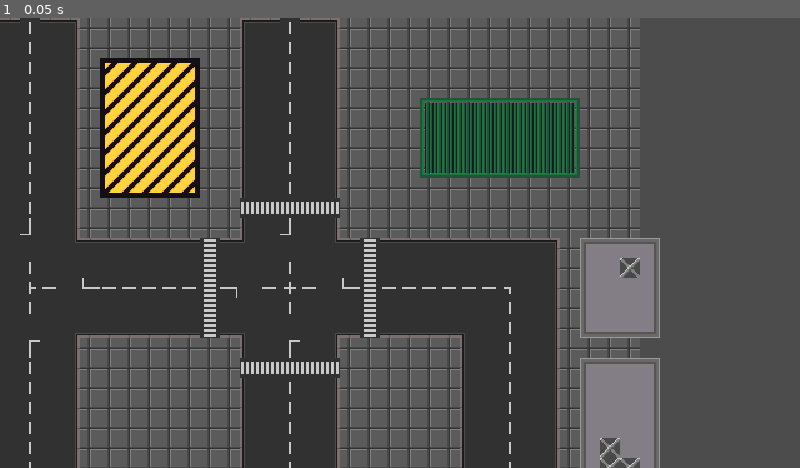
Above: before the commit, frame 1.
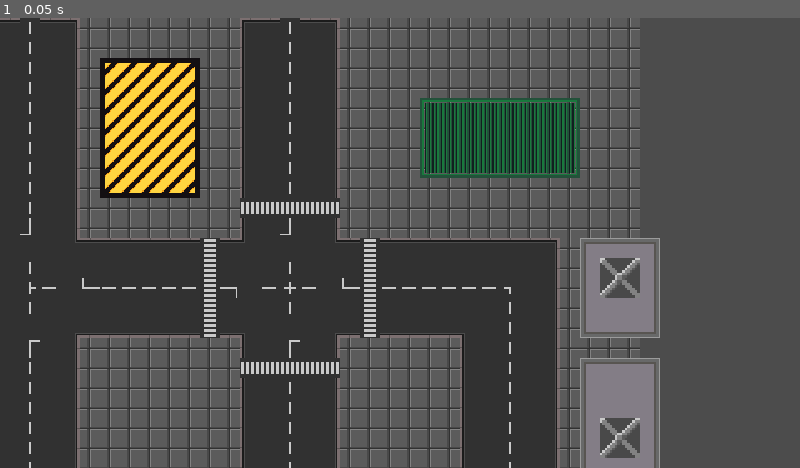
Above: after the commit, the same moment.

Repository: RabbleTeam/BurningHorizonSSS
Game: Godot game, scene res://World/TestWorld.tscn
Same seed, same stepped clock (60 frames per second), same inputs: the game is played once before the commit and once after it.
Inputs:
- Up to frame 1 (0.05 s): no input

The runs differ from the first frame. In frame 1, 0.7% of the frame differs, in the area x 75-80%, y 53-100%.

Commit message:
Fixed tileset size and updated test scene

Diff:
--- a/World/TestWorld.tscn
+++ b/World/TestWorld.tscn
@@ -919,300 +919,300 @@
 0/navigation_offset = Vector2( 0, 0 )
 0/shape_offset = Vector2( 0, 0 )
 0/shape_transform = Transform2D( 1, 0, 0, 1, 0, 0 )
-0/shape = SubResource( 3 )
+0/shape = SubResource( 51 )
 0/shape_one_way = false
 0/shape_one_way_margin = 1.0
 0/shapes = [ {
 "autotile_coord": Vector2( 0, 0 ),
 "one_way": false,
 "one_way_margin": 1.0,
-"shape": SubResource( 3 ),
+"shape": SubResource( 51 ),
 "shape_transform": Transform2D( 1, 0, 0, 1, 0, 0 )
 }, {
 "autotile_coord": Vector2( 0, 1 ),
 "one_way": false,
 "one_way_margin": 1.0,
-"shape": SubResource( 4 ),
+"shape": SubResource( 52 ),
 "shape_transform": Transform2D( 1, 0, 0, 1, 0, 0 )
 }, {
 "autotile_coord": Vector2( 0, 2 ),
 "one_way": false,
 "one_way_margin": 1.0,
-"shape": SubResource( 5 ),
+"shape": SubResource( 53 ),
 "shape_transform": Transform2D( 1, 0, 0, 1, 0, 0 )
 }, {
 "autotile_coord": Vector2( 0, 3 ),
 "one_way": false,
 "one_way_margin": 1.0,
-"shape": SubResource( 6 ),
+"shape": SubResource( 54 ),
 "shape_transform": Transform2D( 1, 0, 0, 1, 0, 0 )
 }, {
 "autotile_coord": Vector2( 1, 3 ),
 "one_way": false,
 "one_way_margin": 1.0,
-"shape": SubResource( 7 ),
+"shape": SubResource( 55 ),
 "shape_transform": Transform2D( 1, 0, 0, 1, 0, 0 )
 }, {
 "autotile_coord": Vector2( 1, 2 ),
 "one_way": false,
 "one_way_margin": 1.0,
-"shape": SubResource( 8 ),
+"shape": SubResource( 56 ),
 "shape_transform": Transform2D( 1, 0, 0, 1, 0, 0 )
 }, {
 "autotile_coord": Vector2( 1, 1 ),
 "one_way": false,
 "one_way_margin": 1.0,
-"shape": SubResource( 9 ),
+"shape": SubResource( 57 ),
 "shape_transform": Transform2D( 1, 0, 0, 1, 0, 0 )
 }, {
 "autotile_coord": Vector2( 1, 0 ),
 "one_way": false,
 "one_way_margin": 1.0,
-"shape": SubResource( 10 ),
+"shape": SubResource( 58 ),
 "shape_transform": Transform2D( 1, 0, 0, 1, 0, 0 )
 }, {
 "autotile_coord": Vector2( 2, 0 ),
 "one_way": false,
 "one_way_margin": 1.0,
-"shape": SubResource( 11 ),
+"shape": SubResource( 59 ),
 "shape_transform": Transform2D( 1, 0, 0, 1, 0, 0 )
 }, {
 "autotile_coord": Vector2( 2, 1 ),
 "one_way": false,
 "one_way_margin": 1.0,
-"shape": SubResource( 12 ),
+"shape": SubResource( 60 ),
 "shape_transform": Transform2D( 1, 0, 0, 1, 0, 0 )
 }, {
 "autotile_coord": Vector2( 2, 2 ),
 "one_way": false,
 "one_way_margin": 1.0,
-"shape": SubResource( 13 ),
+"shape": SubResource( 61 ),
 "shape_transform": Transform2D( 1, 0, 0, 1, 0, 0 )
 }, {
 "autotile_coord": Vector2( 2, 3 ),
 "one_way": false,
 "one_way_margin": 1.0,
-"shape": SubResource( 14 ),
+"shape": SubResource( 62 ),
 "shape_transform": Transform2D( 1, 0, 0, 1, 0, 0 )
 }, {
 "autotile_coord": Vector2( 3, 3 ),
 "one_way": false,
 "one_way_margin": 1.0,
-"shape": SubResource( 15 ),
+"shape": SubResource( 63 ),
 "shape_transform": Transform2D( 1, 0, 0, 1, 0, 0 )
 }, {
 "autotile_coord": Vector2( 3, 2 ),
 "one_way": false,
 "one_way_margin": 1.0,
-"shape": SubResource( 16 ),
+"shape": SubResource( 64 ),
 "shape_transform": Transform2D( 1, 0, 0, 1, 0, 0 )
 }, {
 "autotile_coord": Vector2( 3, 1 ),
 "one_way": false,
 "one_way_margin": 1.0,
-"shape": SubResource( 17 ),
+"shape": SubResource( 65 ),
 "shape_transform": Transform2D( 1, 0, 0, 1, 0, 0 )
 }, {
 "autotile_coord": Vector2( 3, 0 ),
 "one_way": false,
 "one_way_margin": 1.0,
-"shape": SubResource( 18 ),
+"shape": SubResource( 66 ),
 "shape_transform": Transform2D( 1, 0, 0, 1, 0, 0 )
 }, {
 "autotile_coord": Vector2( 4, 0 ),
 "one_way": false,
 "one_way_margin": 1.0,
-"shape": SubResource( 19 ),
+"shape": SubResource( 67 ),
 "shape_transform": Transform2D( 1, 0, 0, 1, 0, 0 )
 }, {
 "autotile_coord": Vector2( 4, 1 ),
 "one_way": false,
 "one_way_margin": 1.0,
-"shape": SubResource( 20 ),
+"shape": SubResource( 68 ),
 "shape_transform": Transform2D( 1, 0, 0, 1, 0, 0 )
 }, {
 "autotile_coord": Vector2( 4, 2 ),
 "one_way": false,
 "one_way_margin": 1.0,
-"shape": SubResource( 21 ),
+"shape": SubResource( 69 ),
 "shape_transform": Transform2D( 1, 0, 0, 1, 0, 0 )
 }, {
 "autotile_coord": Vector2( 4, 3 ),
 "one_way": false,
 "one_way_margin": 1.0,
-"shape": SubResource( 22 ),
+"shape": SubResource( 70 ),
 "shape_transform": Transform2D( 1, 0, 0, 1, 0, 0 )
 }, {
 "autotile_coord": Vector2( 4, 4 ),
 "one_way": false,
 "one_way_margin": 1.0,
-"shape": SubResource( 23 ),
+"shape": SubResource( 71 ),
 "shape_transform": Transform2D( 1, 0, 0, 1, 0, 0 )
 }, {
 "autotile_coord": Vector2( 5, 4 ),
 "one_way": false,
 "one_way_margin": 1.0,
-"shape": SubResource( 24 ),
+"shape": SubResource( 72 ),
 "shape_transform": Transform2D( 1, 0, 0, 1, 0, 0 )
 }, {
 "autotile_coord": Vector2( 5, 3 ),
 "one_way": false,
 "one_way_margin": 1.0,
-"shape": SubResource( 25 ),
+"shape": SubResource( 73 ),
 "shape_transform": Transform2D( 1, 0, 0, 1, 0, 0 )
 }, {
 "autotile_coord": Vector2( 5, 2 ),
 "one_way": false,
 "one_way_margin": 1.0,
-"shape": SubResource( 26 ),
+"shape": SubResource( 74 ),
 "shape_transform": Transform2D( 1, 0, 0, 1, 0, 0 )
 }, {
 "autotile_coord": Vector2( 5, 1 ),
 "one_way": false,
 "one_way_margin": 1.0,
-"shape": SubResource( 27 ),
+"shape": SubResource( 75 ),
 "shape_transform": Transform2D( 1, 0, 0, 1, 0, 0 )
 }, {
 "autotile_coord": Vector2( 5, 0 ),
 "one_way": false,
 "one_way_margin": 1.0,
-"shape": SubResource( 28 ),
+"shape": SubResource( 76 ),
 "shape_transform": Transform2D( 1, 0, 0, 1, 0, 0 )
 }, {
 "autotile_coord": Vector2( 6, 0 ),
 "one_way": false,
 "one_way_margin": 1.0,
-"shape": SubResource( 29 ),
+"shape": SubResource( 77 ),
 "shape_transform": Transform2D( 1, 0, 0, 1, 0, 0 )
 }, {
 "autotile_coord": Vector2( 6, 1 ),
 "one_way": false,
 "one_way_margin": 1.0,
-"shape": SubResource( 30 ),
+"shape": SubResource( 78 ),
 "shape_transform": Transform2D( 1, 0, 0, 1, 0, 0 )
 }, {
 "autotile_coord": Vector2( 6, 2 ),
 "one_way": false,
 "one_way_margin": 1.0,
-"shape": SubResource( 31 ),
+"shape": SubResource( 79 ),
 "shape_transform": Transform2D( 1, 0, 0, 1, 0, 0 )
 }, {
 "autotile_coord": Vector2( 6, 3 ),
 "one_way": false,
 "one_way_margin": 1.0,
-"shape": SubResource( 32 ),
+"shape": SubResource( 80 ),
 "shape_transform": Transform2D( 1, 0, 0, 1, 0, 0 )
 }, {
 "autotile_coord": Vector2( 6, 4 ),
 "one_way": false,
 "one_way_margin": 1.0,
-"shape": SubResource( 33 ),
+"shape": SubResource( 81 ),
 "shape_transform": Transform2D( 1, 0, 0, 1, 0, 0 )
 }, {
 "autotile_coord": Vector2( 7, 4 ),
 "one_way": false,
 "one_way_margin": 1.0,
-"shape": SubResource( 34 ),
+"shape": SubResource( 82 ),
 "shape_transform": Transform2D( 1, 0, 0, 1, 0, 0 )
 }, {
 "autotile_coord": Vector2( 7, 3 ),
 "one_way": false,
 "one_way_margin": 1.0,
-"shape": SubResource( 35 ),
+"shape": SubResource( 83 ),
 "shape_transform": Transform2D( 1, 0, 0, 1, 0, 0 )
 }, {
 "autotile_coord": Vector2( 7, 2 ),
 "one_way": false,
 "one_way_margin": 1.0,
-"shape": SubResource( 36 ),
+"shape": SubResource( 84 ),
 "shape_transform": Transform2D( 1, 0, 0, 1, 0, 0 )
 }, {
 "autotile_coord": Vector2( 7, 1 ),
 "one_way": false,
 "one_way_margin": 1.0,
-"shape": SubResource( 37 ),
+"shape": SubResource( 85 ),
 "shape_transform": Transform2D( 1, 0, 0, 1, 0, 0 )
 }, {
 "autotile_coord": Vector2( 7, 0 ),
 "one_way": false,
 "one_way_margin": 1.0,
-"shape": SubResource( 38 ),
+"shape": SubResource( 86 ),
 "shape_transform": Transform2D( 1, 0, 0, 1, 0, 0 )
 }, {
 "autotile_coord": Vector2( 8, 0 ),
 "one_way": false,
 "one_way_margin": 1.0,
-"shape": SubResource( 39 ),
+"shape": SubResource( 87 ),
 "shape_transform": Transform2D( 1, 0, 0, 1, 0, 0 )
 }, {
 "autotile_coord": Vector2( 8, 1 ),
 "one_way": false,
 "one_way_margin": 1.0,
-"shape": SubResource( 40 ),
+"shape": SubResource( 88 ),
 "shape_transform": Transform2D( 1, 0, 0, 1, 0, 0 )
 }, {
 "autotile_coord": Vector2( 8, 2 ),
 "one_way": false,
 "one_way_margin": 1.0,
-"shape": SubResource( 41 ),
+"shape": SubResource( 89 ),
 "shape_transform": Transform2D( 1, 0, 0, 1, 0, 0 )
 }, {
 "autotile_coord": Vector2( 8, 3 ),
 "one_way": false,
 "one_way_margin": 1.0,
-"shape": SubResource( 42 ),
+"shape": SubResource( 90 ),
 "shape_transform": Transform2D( 1, 0, 0, 1, 0, 0 )
 }, {
 "autotile_coord": Vector2( 8, 4 ),
 "one_way": false,
 "one_way_margin": 1.0,
-"shape": SubResource( 43 ),
+"shape": SubResource( 91 ),
 "shape_transform": Transform2D( 1, 0, 0, 1, 0, 0 )
 }, {
 "autotile_coord": Vector2( 9, 3 ),
 "one_way": false,
 "one_way_margin": 1.0,
-"shape": SubResource( 44 ),
+"shape": SubResource( 92 ),
 "shape_transform": Transform2D( 1, 0, 0, 1, 0, 0 )
 }, {
 "autotile_coord": Vector2( 9, 2 ),
 "one_way": false,
 "one_way_margin": 1.0,
-"shape": SubResource( 45 ),
+"shape": SubResource( 93 ),
 "shape_transform": Transform2D( 1, 0, 0, 1, 0, 0 )
 }, {
 "autotile_coord": Vector2( 10, 3 ),
 "one_way": false,
 "one_way_margin": 1.0,
-"shape": SubResource( 46 ),
+"shape": SubResource( 94 ),
 "shape_transform": Transform2D( 1, 0, 0, 1, 0, 0 )
 }, {
 "autotile_coord": Vector2( 10, 2 ),
 "one_way": false,
 "one_way_margin": 1.0,
-"shape": SubResource( 47 ),
+"shape": SubResource( 95 ),
 "shape_transform": Transform2D( 1, 0, 0, 1, 0, 0 )
 }, {
 "autotile_coord": Vector2( 9, 1 ),
 "one_way": false,
 "one_way_margin": 1.0,
-"shape": SubResource( 48 ),
+"shape": SubResource( 96 ),
 "shape_transform": Transform2D( 1, 0, 0, 1, 0, 0 )
 }, {
 "autotile_coord": Vector2( 9, 0 ),
 "one_way": false,
 "one_way_margin": 1.0,
-"shape": SubResource( 49 ),
+"shape": SubResource( 97 ),
 "shape_transform": Transform2D( 1, 0, 0, 1, 0, 0 )
 } ]
 0/z_index = 0
 
-[sub_resource type="TileSet" id=51]
+[sub_resource type="TileSet" id=99]
 0/name = "RoofOverlap.png 0"
 0/texture = ExtResource( 4 )
 0/tex_offset = Vector2( 0, 0 )
 0/modulate = Color( 1, 1, 1, 1 )
-0/region = Rect2( 0, 0, 16, 16 )
+0/region = Rect2( 0, 0, 32, 32 )
 0/tile_mode = 0
 0/occluder_offset = Vector2( 0, 0 )
 0/navigation_offset = Vector2( 0, 0 )
@@ -1226,7 +1226,7 @@
 1/texture = ExtResource( 4 )
 1/tex_offset = Vector2( 0, 0 )
 1/modulate = Color( 1, 1, 1, 1 )
-1/region = Rect2( 16, 0, 16, 16 )
+1/region = Rect2( 32, 0, 32, 32 )
 1/tile_mode = 0
 1/occluder_offset = Vector2( 0, 0 )
 1/navigation_offset = Vector2( 0, 0 )
@@ -1264,16 +1264,17 @@
 tile_data = PoolIntArray( 131077, 0, 0, 131078, 0, 1, 131079, 0, 1, 131080, 0, 1, 131081, 0, 2, 196613, 0, 65536, 19661 …(1074 unchanged characters)…
 
 [node name="Roofs" type="TileMap" parent="YSort"]
-tile_set = SubResource( 50 )
+tile_set = SubResource( 98 )
 cell_size = Vector2( 16, 16 )
 cell_custom_transform = Transform2D( 16, 0, 0, 16, 0, 0 )
 collision_mask = 0
 format = 1
-tile_data = PoolIntArray( 720925, 0, 0, 720926, 0, 1, 720927 …(1212 unchanged characters)… , 65537, 2097184, 0, 65538, 2162713, 0, 131072, 2162714, 0, 131073, 2162715, 0, 131073, 2162716, 0, 131073, 2162717, 0, 131073, 2162718, 0, 131073, 2162719, 0, 131073, 2162720, 0, 131074 )
+tile_data = PoolIntArray( 720925, 0, 0, 720926, 0, 1, 720927 …(1212 unchanged characters)… , 65537, 2097184, 0, 65538, 2162713, 0, 65536, 2162714, 0, 65537, 2162715, 0, 65537, 2162716, 0, 65537, 2162717, 0, 65537, 2162718, 0, 65537, 2162719, 0, 65537, 2162720, 0, 65538, 2228249, 0, 131072, 2228250, 0, 131073, 2228251, 0, 131073, 2228252, 0, 131073, 2228253, 0, 131073, 2228254, 0, 131073, 2228255, 0, 131073, 2228256, 0, 131074 )
 
 [node name="RoofsOverlap" type="TileMap" parent="YSort"]
-tile_set = SubResource( 51 )
-cell_size = Vector2( 16, 16 )
-cell_custom_transform = Transform2D( 16, 0, 0, 16, 0, 0 )
+tile_set = SubResource( 99 )
+cell_size = Vector2( 32, 32 )
+cell_quadrant_size = 32
+cell_custom_transform = Transform2D( 32, 0, 0, 32, 0, 0 )
 format = 1
-tile_data = PoolIntArray( 786463, 1, 0, 1376286, 1, 0, 1441822, 1, 0, 1441823, 1, 0, 2031646, 1, 0, 2031647, 1, 0, 2097178, 1, 0, 2097182, 1, 0, 2097183, 1, 0 )
+tile_data = PoolIntArray( 393231, 1, 0, 655375, 1, 0, 786463, 1, 0, 1048589, 1, 0, 1048591, 0, 0, 1376286, 1, 0, 1441822, 1, 0, 1441823, 1, 0, 2031646, 1, 0, 2031647, 1, 0, 2097178, 1, 0, 2097182, 1, 0, 2097183, 1, 0 )
Not shown: 3 places in World/TestWorld.tscn that only renumber resources
Binary file changed: World/Tiles/RoofOverlap.png
